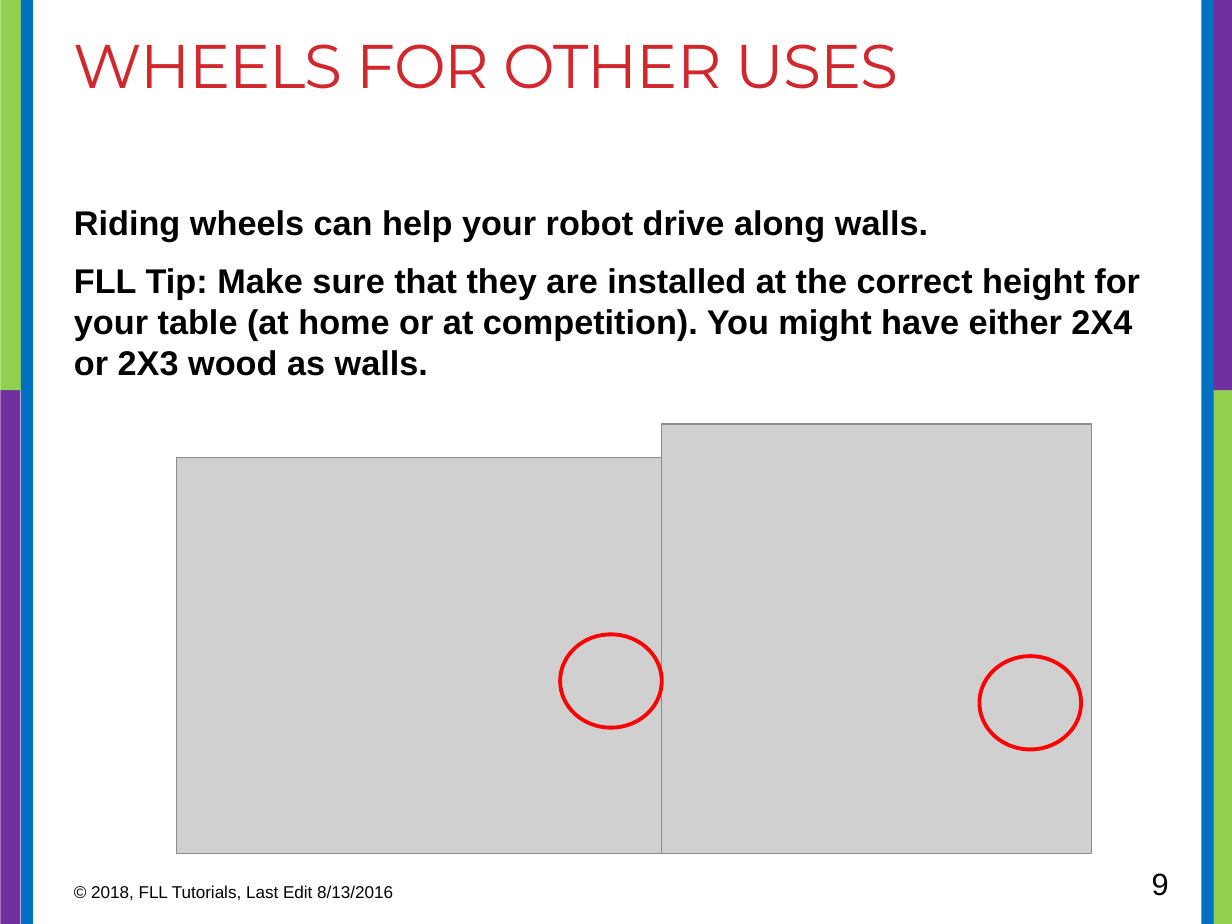
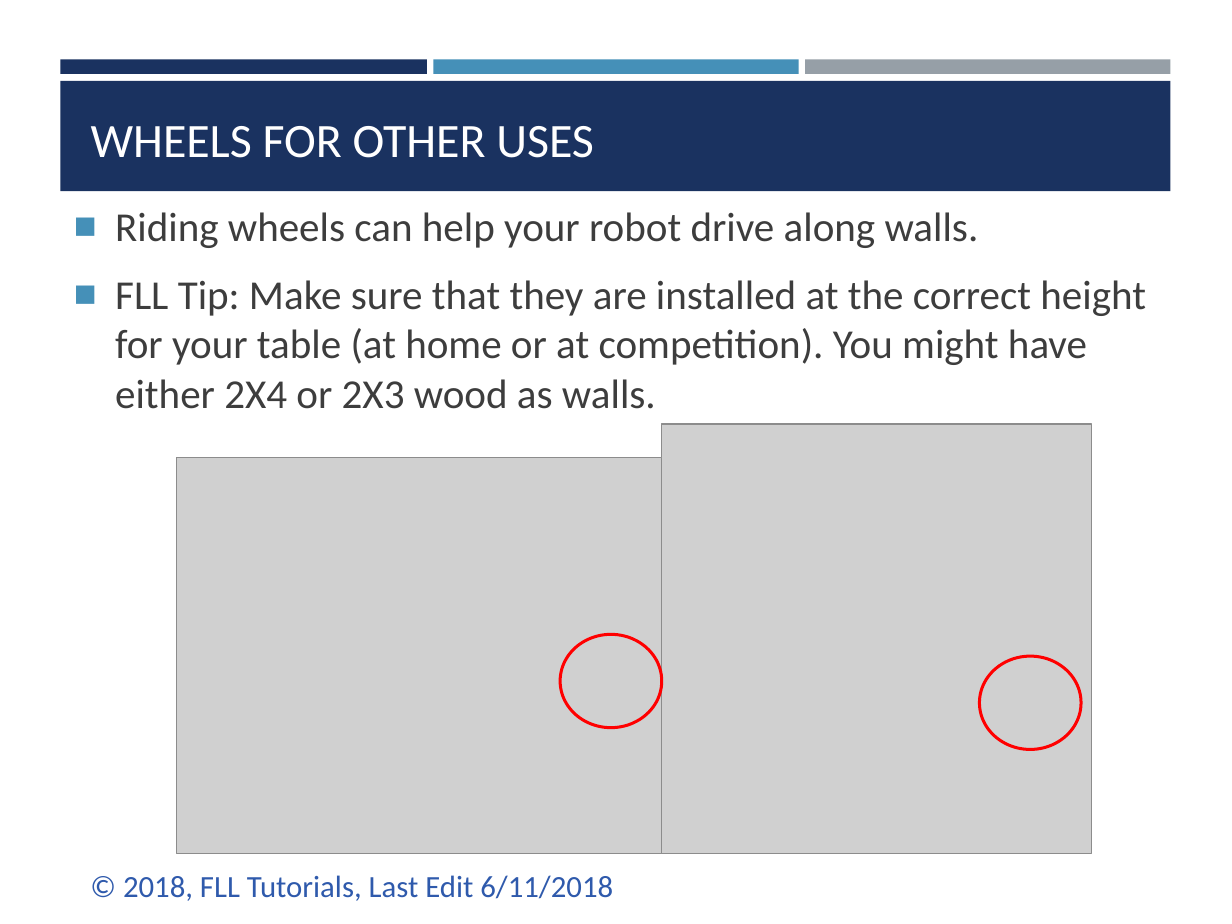
Before and after one commit to ev3lessons/FLL-Tutorials, a slide deck: slide 9 of translations/en-us/RobotGame/Wheels.pptx. Drawn at 1232x924 pixels with LibreOffice and Linux fonts; fonts in the diff are those of the drawing; grey boxes stand for pictures. Boxes give left, top, right and bottom in pixels: in the first picture for what was removed or moved away, otherwise in the second. Text is boxed around its words. In the diff, an @@ line names an element or a change of style, - is before the commit and + after.

```diff
--- a/translations/en-us/RobotGame/Wheels.pptx
+++ b/translations/en-us/RobotGame/Wheels.pptx
@@ rectangle removed at [0,0,25,391] @@
@@ rectangle removed at [21,0,33,924] @@
@@ rectangle removed at [1201,0,1214,924] @@
@@ rectangle removed at [1207,0,1232,391] @@
@@ rectangle added at [60,59,426,74], fill #1A3260 @@
@@ rectangle added at [434,59,798,74], fill #4590B8 @@
@@ rectangle added at [806,59,1170,74], fill #969FA7 @@
@@ rectangle added at [60,81,1170,191], fill #1A3260 @@
@@ title "WHEELS FOR OTHER USES": place and size @@
-title "WHEELS FOR OTHER USES" at [74,44,899,89]
+title "WHEELS FOR OTHER USES" at [91,126,594,158]
@@ title "WHEELS FOR OTHER USES" at [91,126,594,158]: size 36 to 28 pt, font Montserrat to Calibri, text colour #D1282E to #FFFFFF, letter spacing -0.6 to 0 pt; vertical alignment top to bottom @@
@@ text "Riding wheels can help your ..." at [115,212,1146,409]: size 20 to 24 pt, font Arial to Calibri, text colour #000000 to #3D3D3D, bold off; bullet none to ■ @@
@@ rectangle removed at [0,391,20,924] @@
@@ rectangle removed at [1212,391,1232,924] @@
@@ text at [123,875,613,901]: text changed; size 10 to 18 pt; font Arial to Calibri; text colour #000000 to #2F5AAC @@
-© 2018, FLL Tutorials, Last Edit 8/13/2016
+© 2018, FLL Tutorials, Last Edit 6/11/2018
@@ page number removed at [1152,873,1169,896] @@
-9
```
Also in this commit, not shown: 9 other slides changed, 1 slide added, 2 slides removed, 24 other files.
